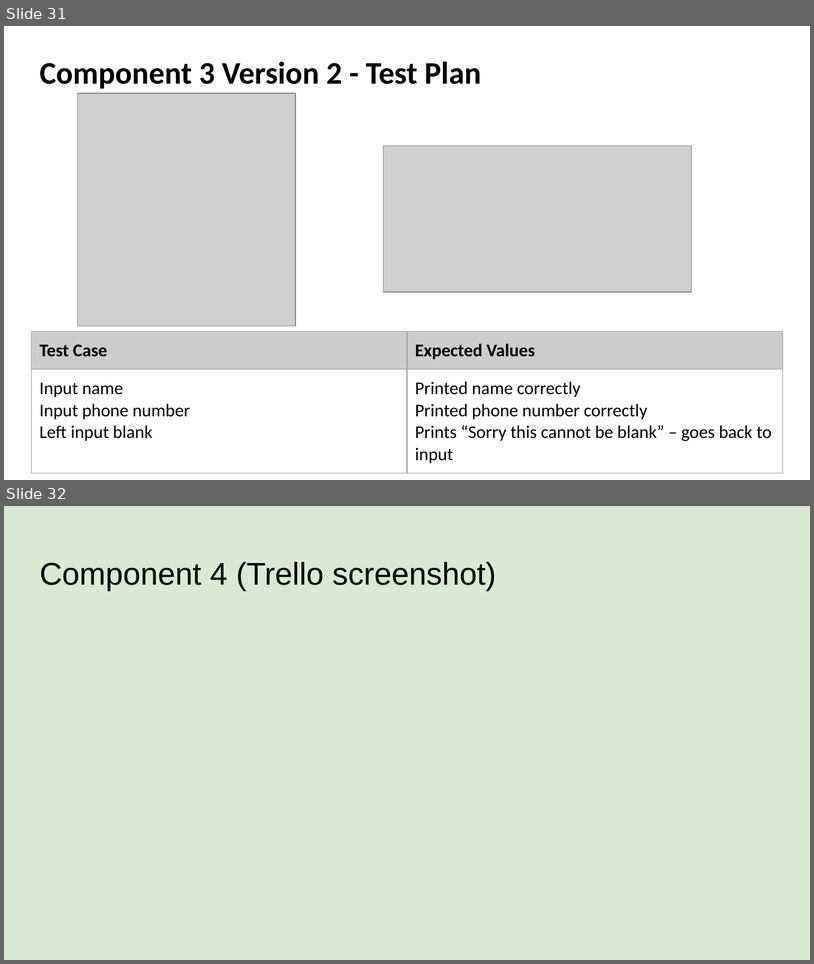
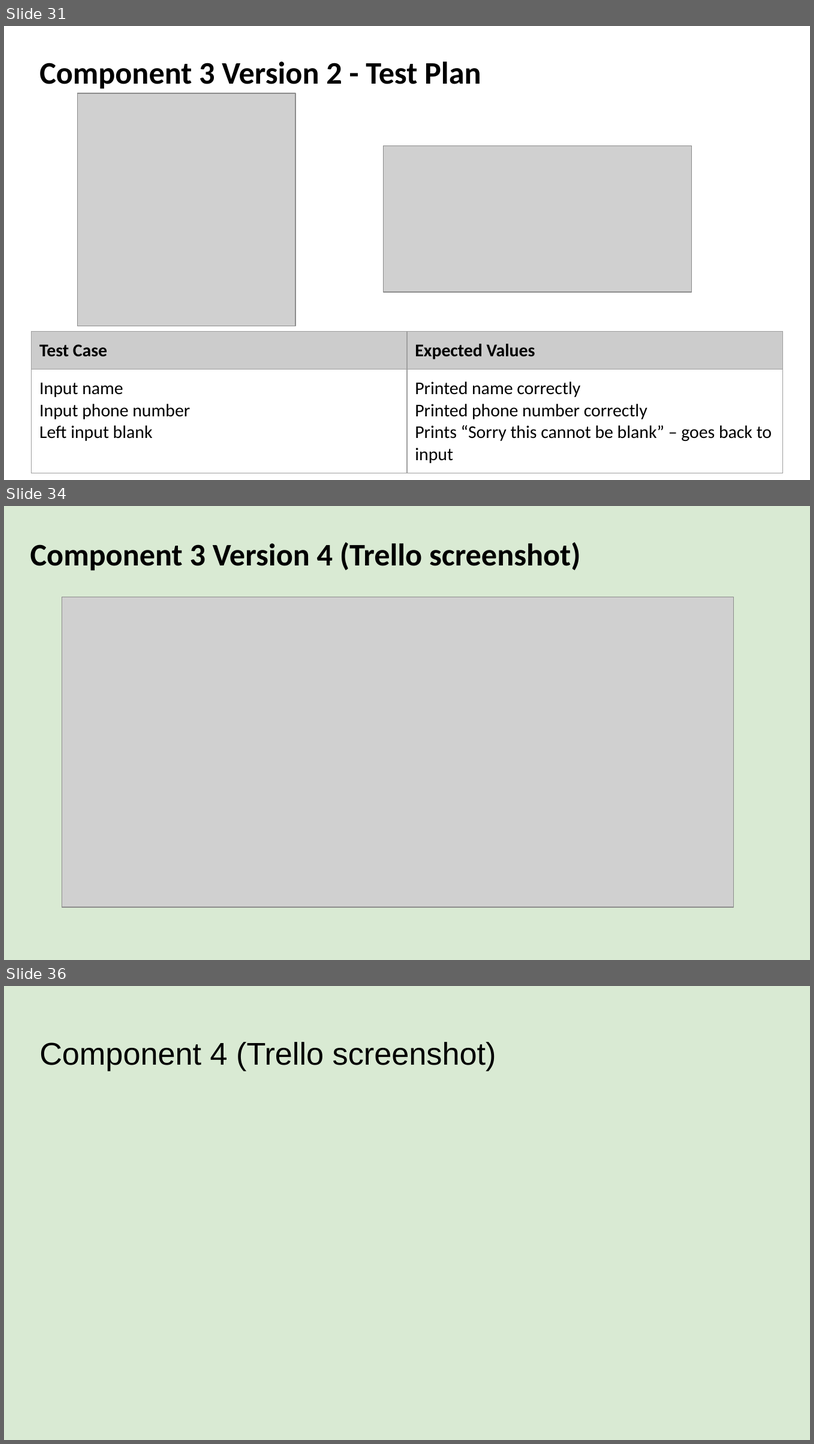
Before and after one commit to danettp/ds_nuts_bot, a slide deck: Danett Pepito - 000_91896 _ 91897 Documentation - 2150400 (Git).pptx. Shown one above the other, each under a label of ours: slides 31 and 32 before the commit, slides 31, 34 and 36 after it; the slides between them are not shown. The pictures are 814x964 and 814x1444 pixels, drawn with LibreOffice and Linux fonts; fonts in the diff are those of the drawing; grey boxes stand for pictures; background and template pictures are left out. Boxes give left, top, right and bottom in pixels: in the first picture for what was removed or moved away, otherwise in the second. Text is boxed around its words. In the diff, an @@ line names an element or a change of style, - is before the commit and + after.

```diff
--- a/Danett Pepito - 000_91896 _ 91897 Documentation - 2150400 (Git).pptx
+++ b/Danett Pepito - 000_91896 _ 91897 Documentation - 2150400 (Git).pptx
@@ slide 34 added at (4,506,810,960), background picture (left out) @@
@@ title added at (30,542,581,571), 28 pt, text #000000, bold @@
+Component 3 Version 4 (Trello screenshot)
@@ picture added at (62,597,734,907) @@
@@ what was slide 32 is now slide 36 @@
```
Also in this commit, not shown: 3 other slides added, 2 other files.
